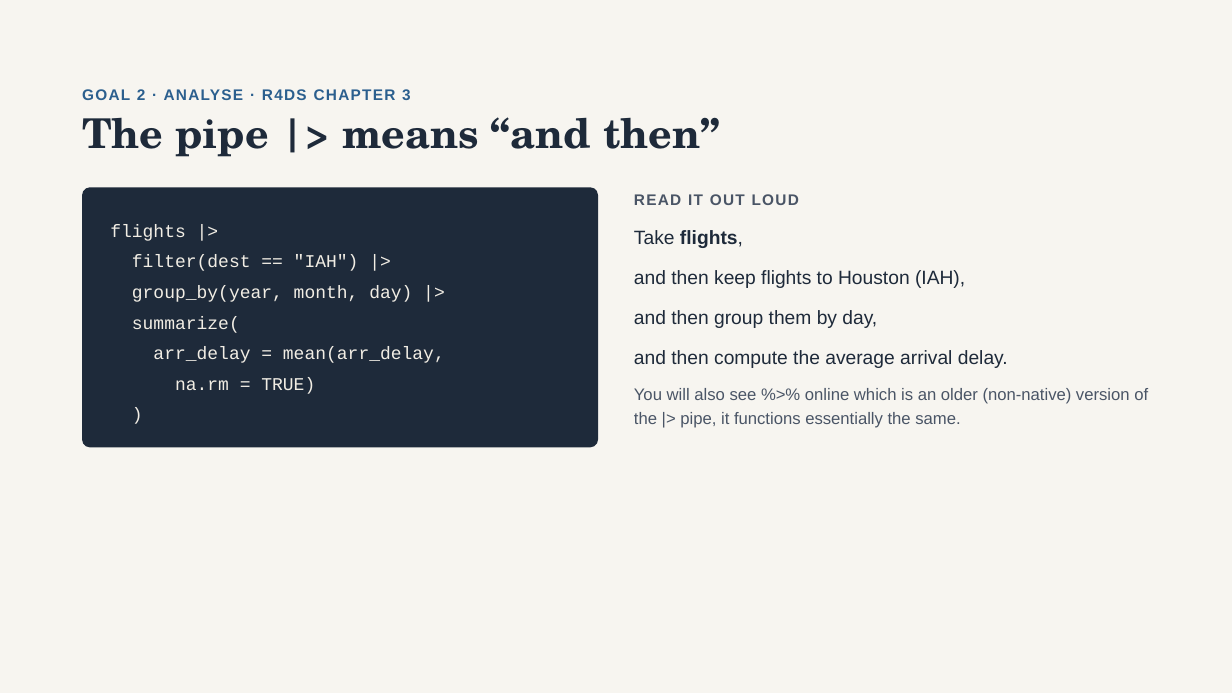
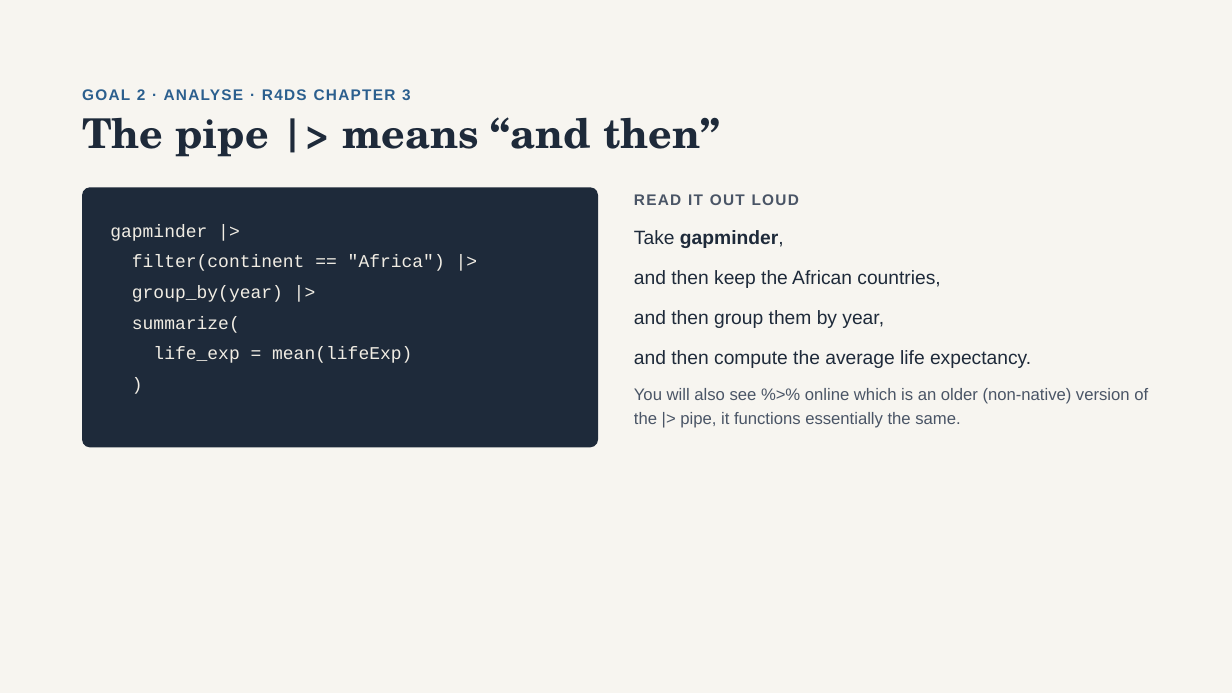
Before and after one commit to kate-chalmers/r-for-international-data, a slide deck: slide 56 of R for Development Data.pptx (slide 57 before the commit). Drawn at 1232x693 pixels with LibreOffice and Linux fonts; fonts in the diff are those of the drawing. Boxes give left, top, right and bottom in pixels: in the first picture for what was removed or moved away, otherwise in the second. Text is boxed around its words. In the diff, an @@ line names an element or a change of style, - is before the commit and + after.

```diff
--- a/R for Development Data.pptx
+++ b/R for Development Data.pptx
@@ text in rounded rectangle at (x1=110, y1=224, x2=445, y2=302): text changed @@
-flights |>
-filter(dest == "IAH") |>
-group_by(year, month, day) |>
+gapminder |>
+filter(continent == "Africa") |>
+group_by(year) |>
@@ text at (x1=634, y1=230, x2=784, y2=248): text changed @@
-Take flights,
+Take gapminder,
@@ text at (x1=634, y1=270, x2=940, y2=288): text changed @@
-and then keep flights to Houston (IAH),
+and then keep the African countries,
@@ text at (x1=634, y1=310, x2=884, y2=328): text changed @@
-and then group them by day,
+and then group them by year,
@@ text in rounded rectangle at (x1=153, y1=347, x2=412, y2=363): text changed @@
-arr_delay = mean(arr_delay,
-na.rm = TRUE)
+life_exp = mean(lifeExp)
@@ text at (x1=634, y1=350, x2=1031, y2=368): text changed @@
-and then compute the average arrival delay.
+and then compute the average life expectancy.
```
Also in this commit, not shown: 19 other slides changed, 1 slide removed.
